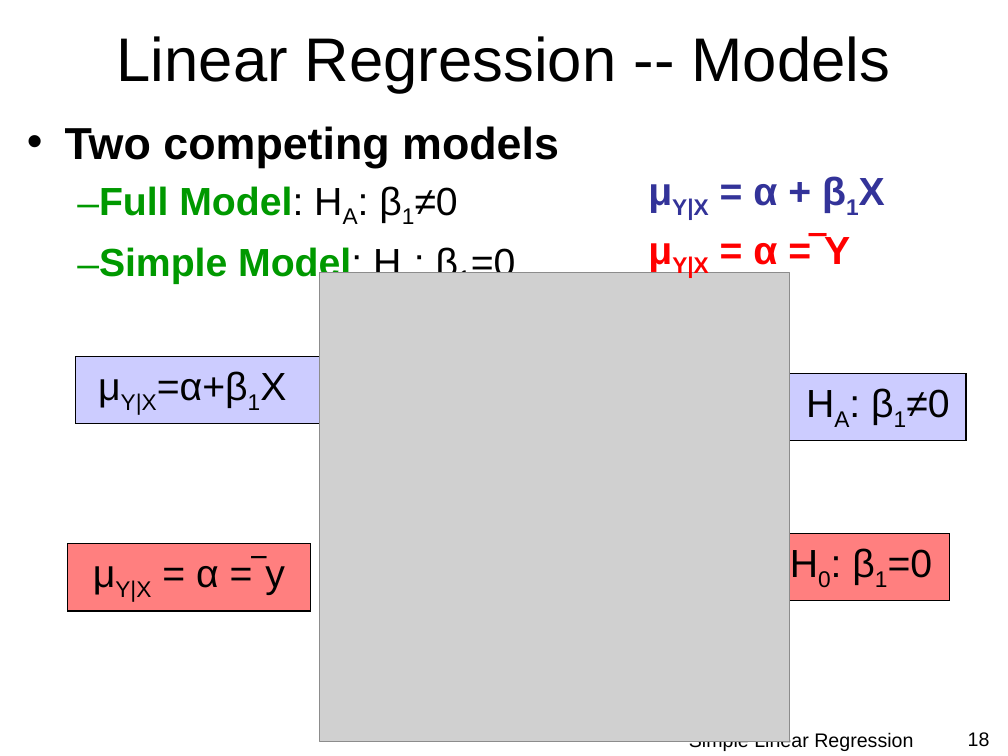
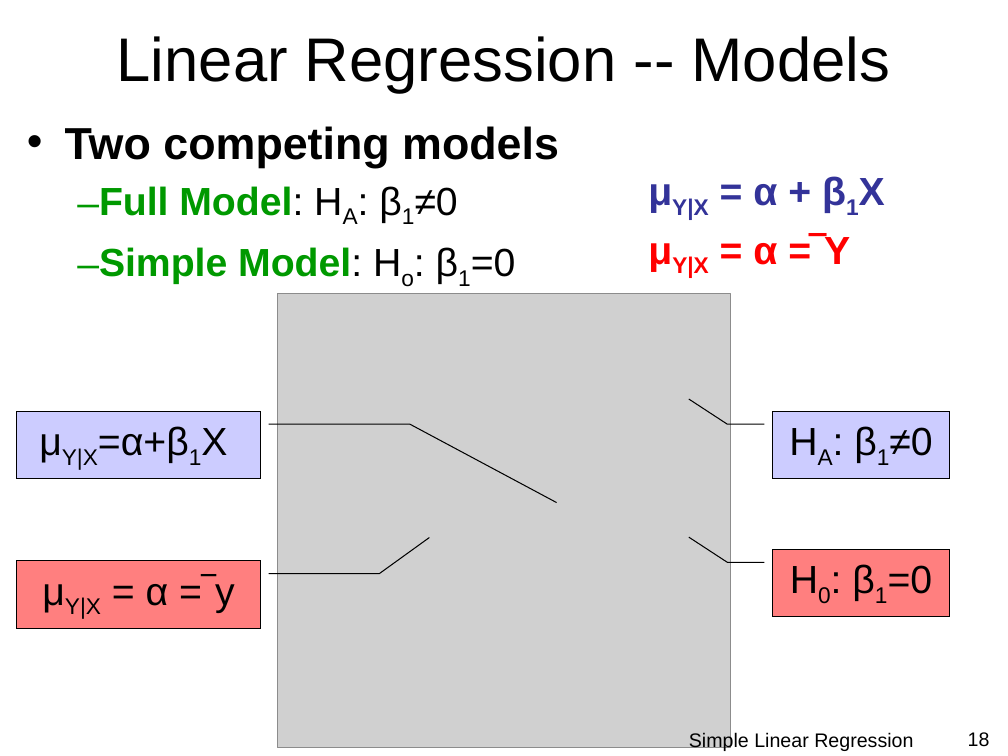
Before and after one commit to droglenc/NCMTH207, a slide deck: slide 18 of modules/SLRegression/PPT.pptx. Drawn at 1008x756 pixels with LibreOffice and Linux fonts; fonts in the diff are those of the drawing; grey boxes stand for pictures; background and template pictures are left out. Boxes give left, top, right and bottom in pixels: in the first picture for what was removed or moved away, otherwise in the second. Text is boxed around its words. In the diff, an @@ line names an element or a change of style, - is before the commit and + after.

```diff
--- a/modules/SLRegression/PPT.pptx
+++ b/modules/SLRegression/PPT.pptx
@@ picture: place and size @@
-picture at [320, 273, 790, 742]
+picture at [277, 294, 731, 748]
@@ border callout "μY|X=α+β1X": place and size @@
-border callout "μY|X=α+β1X" at [76, 357, 320, 424]
+border callout "μY|X=α+β1X" at [17, 411, 261, 479]
@@ border callout "HA: β1≠0": place and size @@
-border callout "HA: β1≠0" at [789, 373, 966, 440]
+border callout "HA: β1≠0" at [773, 411, 950, 479]
@@ border callout "μY|X = α =‾y": place and size @@
-border callout "μY|X = α =‾y" at [68, 543, 311, 611]
+border callout "μY|X = α =‾y" at [17, 560, 261, 628]
@@ border callout "H0: β1=0": place and size @@
-border callout "H0: β1=0" at [773, 533, 950, 601]
+border callout "H0: β1=0" at [773, 549, 950, 617]
```
Also in this commit, not shown: 9 other slides changed, 17 other files.
